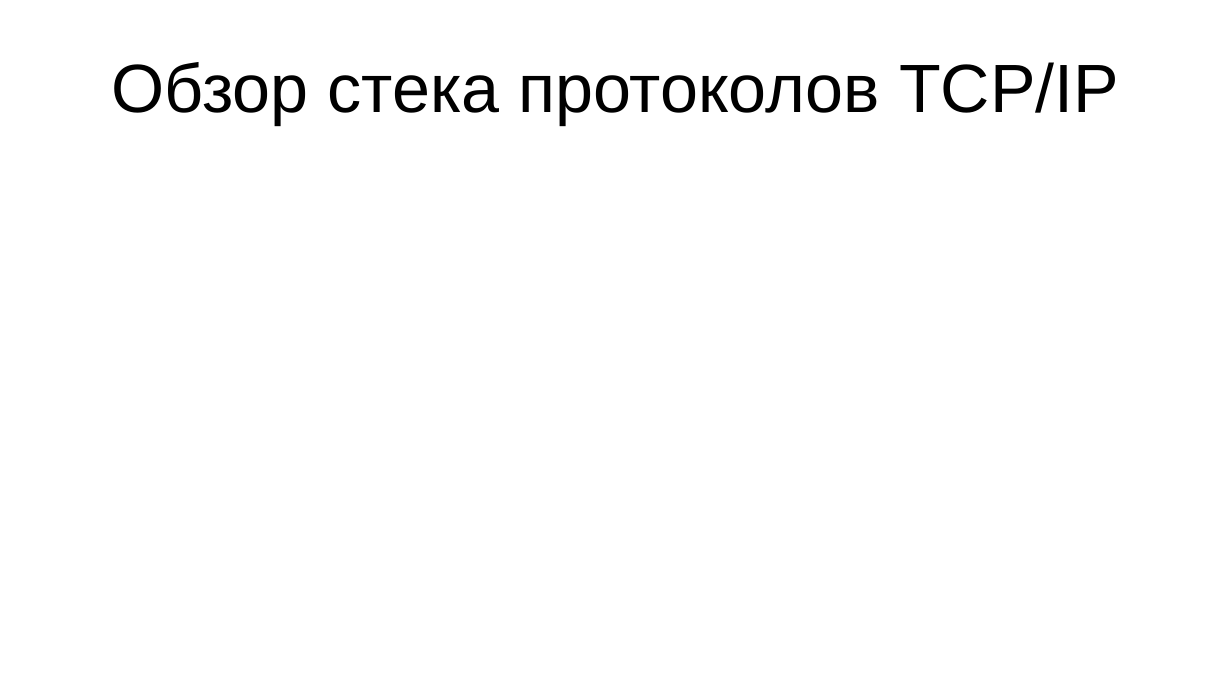
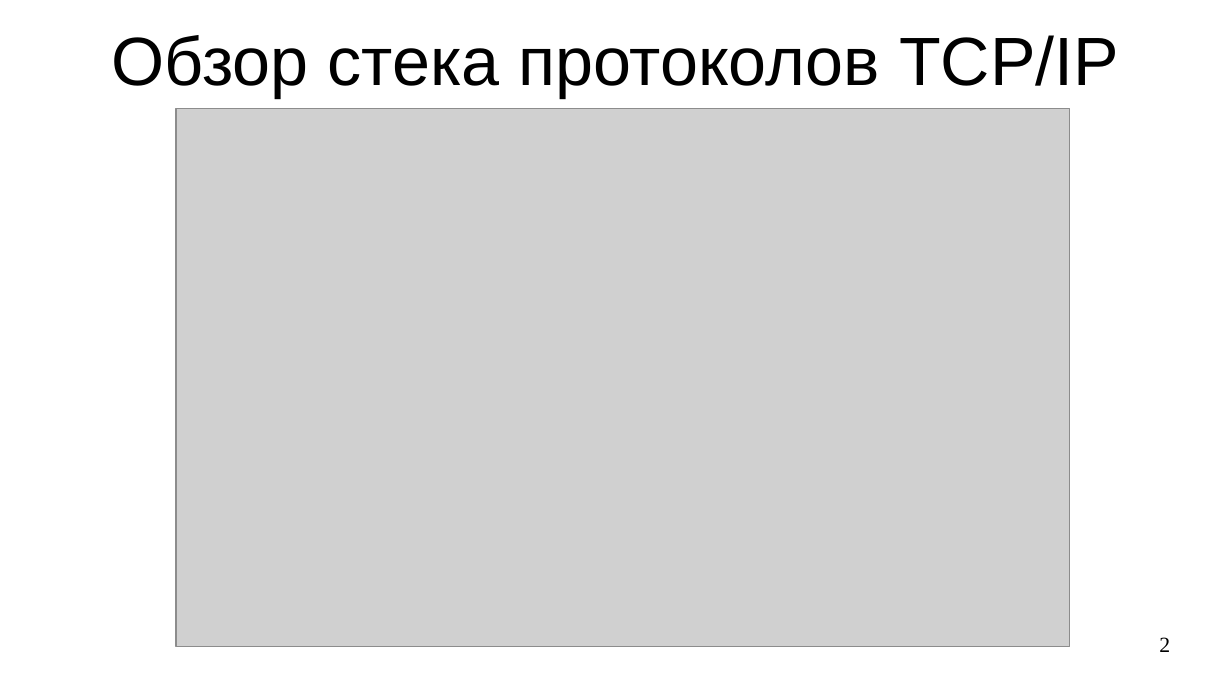
Before and after one commit to steelcraft/stud-lab, a slide deck: slide 2 of Лекции/CBNET01#L4.odp. Drawn at 1232x693 pixels with LibreOffice and Linux fonts; fonts in the diff are those of the drawing; grey boxes stand for pictures. Boxes give left, top, right and bottom in pixels: in the first picture for what was removed or moved away, otherwise in the second. Text is boxed around its words. In the diff, an @@ line names an element or a change of style, - is before the commit and + after.

```diff
--- a/Лекции/CBNET01#L4.odp
+++ b/Лекции/CBNET01#L4.odp
@@ title "Обзор стека протоколов TCP/IP": place and size @@
-title "Обзор стека протоколов TCP/IP" at (111, 62, 1119, 125)
+title "Обзор стека протоколов TCP/IP" at (111, 35, 1119, 97)
@@ picture added at (176, 108, 1070, 647) @@
@@ page number added at (1159, 637, 1170, 652), 14 pt, text #000000 @@
+2
```
Also in this commit, not shown: 5 other slides changed, 16 slides added, 2 slides removed.
